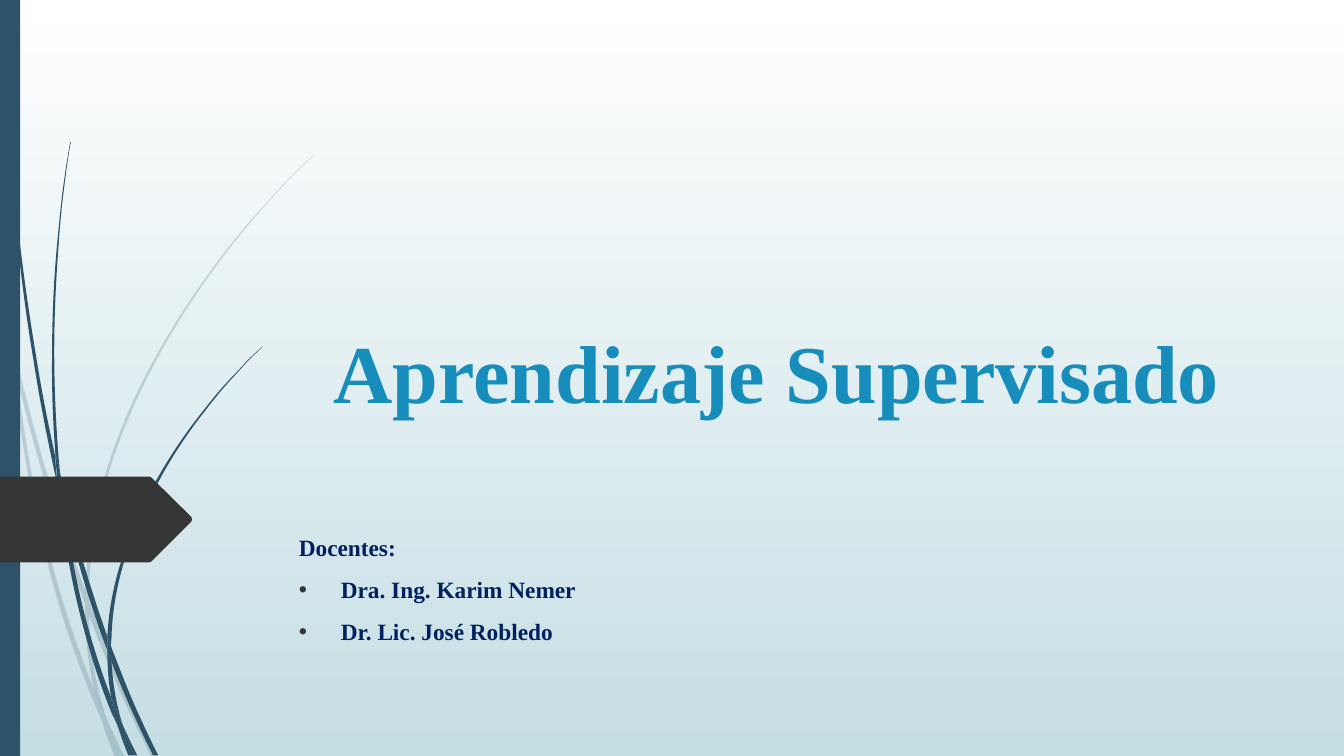
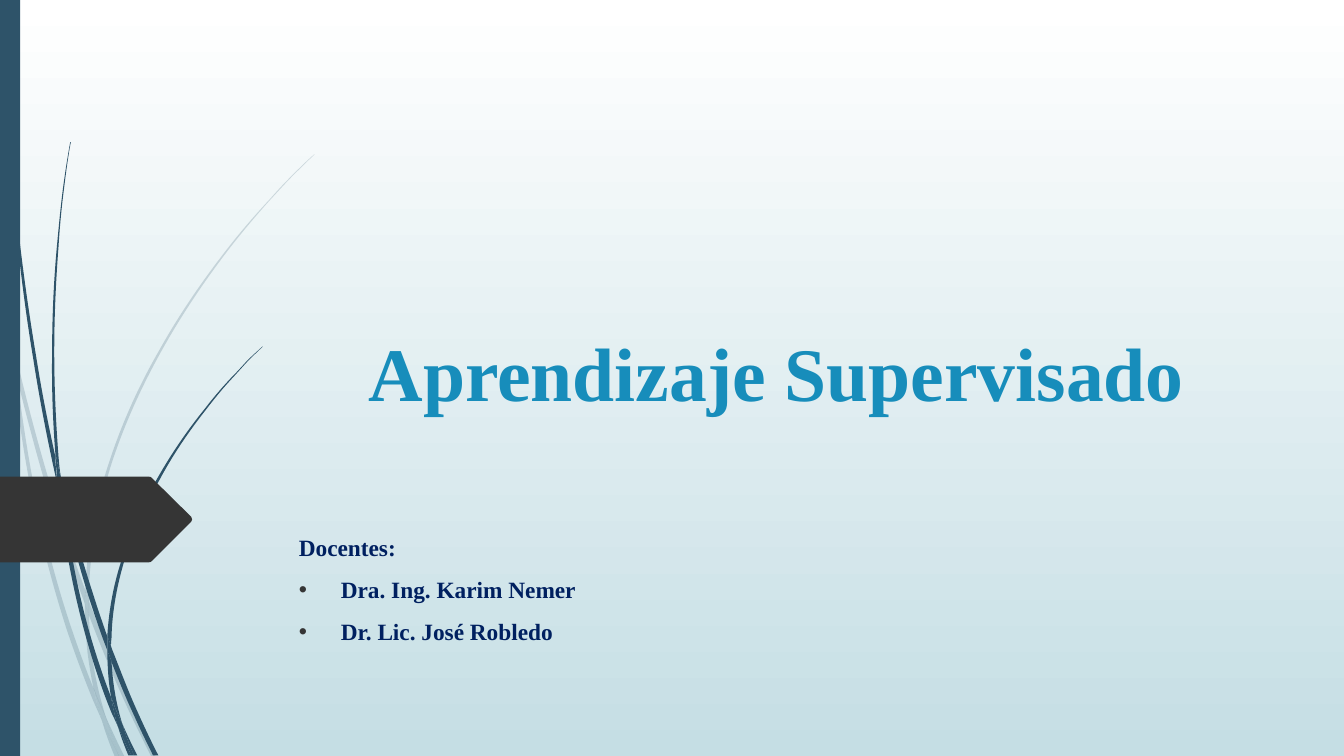
Before and after one commit to DiploDatos/AprendizajeSupervisado, a slide deck: slide 1 of Teórico/Aprendizaje Supervisado - Clase I.ppsx. Drawn at 1344x756 pixels with LibreOffice and Linux fonts; fonts in the diff are those of the drawing. Boxes give left, top, right and bottom in pixels: in the first picture for what was removed or moved away, otherwise in the second. Text is boxed around its words. In the diff, an @@ line names an element or a change of style, - is before the commit and + after.

```diff
--- a/Teórico/Aprendizaje Supervisado - Clase I.ppsx
+++ b/Teórico/Aprendizaje Supervisado - Clase I.ppsx
@@ title "Aprendizaje Supervisado" at (368, 348, 1184, 416): size 44 to 40.5 pt @@
```
Also in this commit, not shown: 14 other slides changed.
